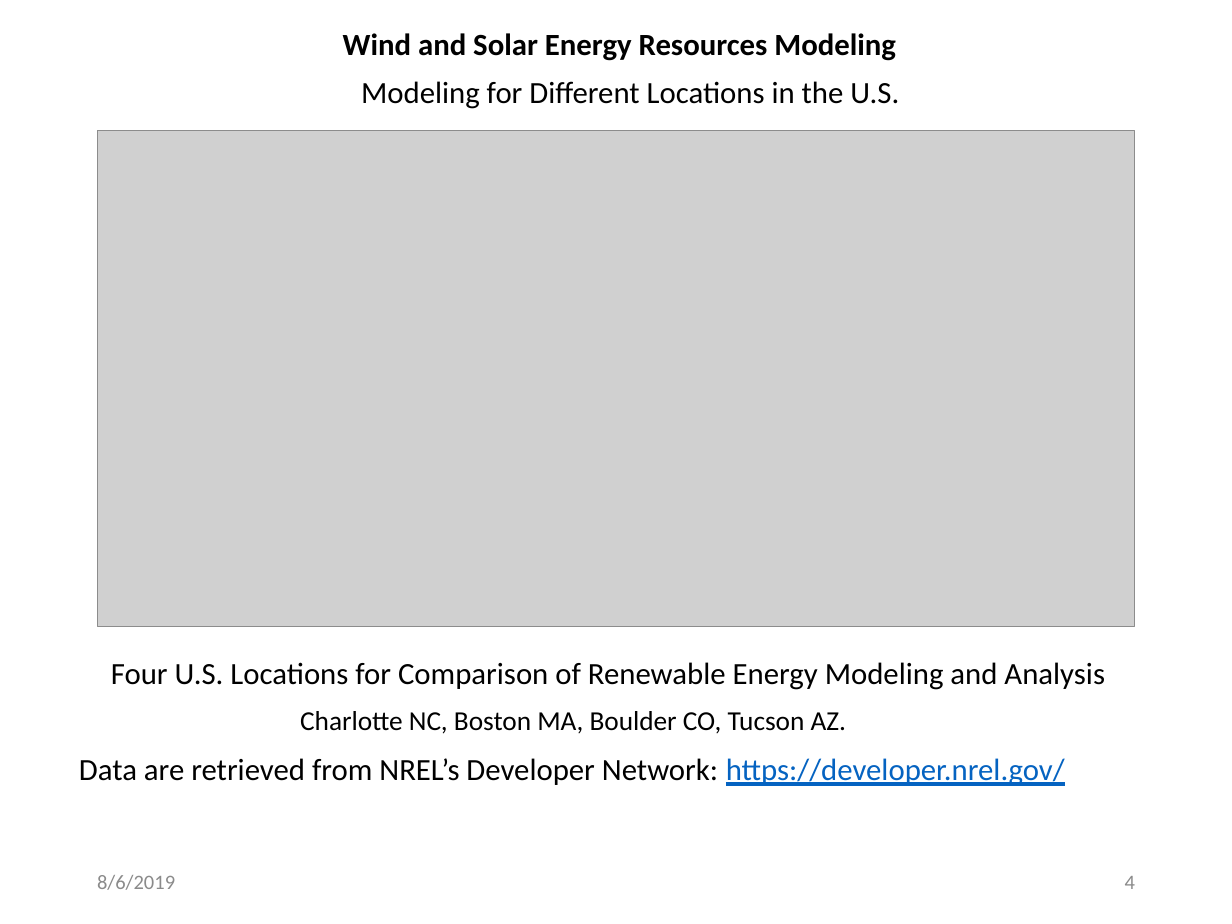
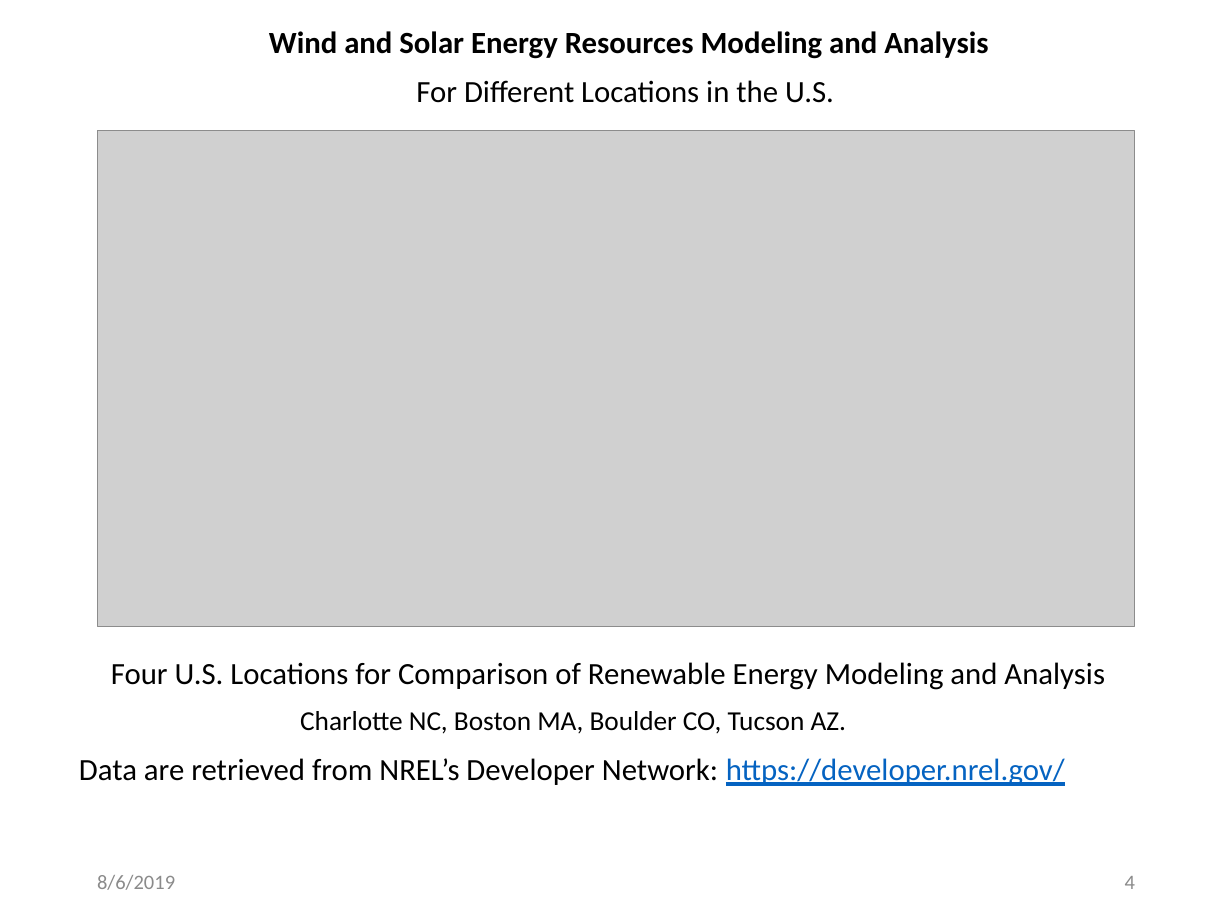
Before and after one commit to MohamedAbuella/Ascend-Analyticis-docs, a slide deck: slide 4 of +Presentation for Ascend_Analytics/Wind_Solar_Energy_Modeling_Analysis.pptx. Drawn at 1232x924 pixels with LibreOffice and Linux fonts; fonts in the diff are those of the drawing; grey boxes stand for pictures. Boxes give left, top, right and bottom in pixels: in the first picture for what was removed or moved away, otherwise in the second. Text is boxed around its words. In the diff, an @@ line names an element or a change of style, - is before the commit and + after.

Commit message:
wind_solar_modeling

```diff
--- a/+Presentation for Ascend_Analytics/Wind_Solar_Energy_Modeling_Analysis.pptx
+++ b/+Presentation for Ascend_Analytics/Wind_Solar_Energy_Modeling_Analysis.pptx
@@ text at [269, 31, 988, 59]: text changed @@
-Wind and Solar Energy Resources Modeling
+Wind and Solar Energy Resources Modeling and Analysis
@@ text at [416, 80, 834, 103]: text changed @@
-Modeling for Different Locations in the U.S.
+For Different Locations in the U.S.
```
Also in this commit, not shown: 2 other slides changed, 1 other file.
